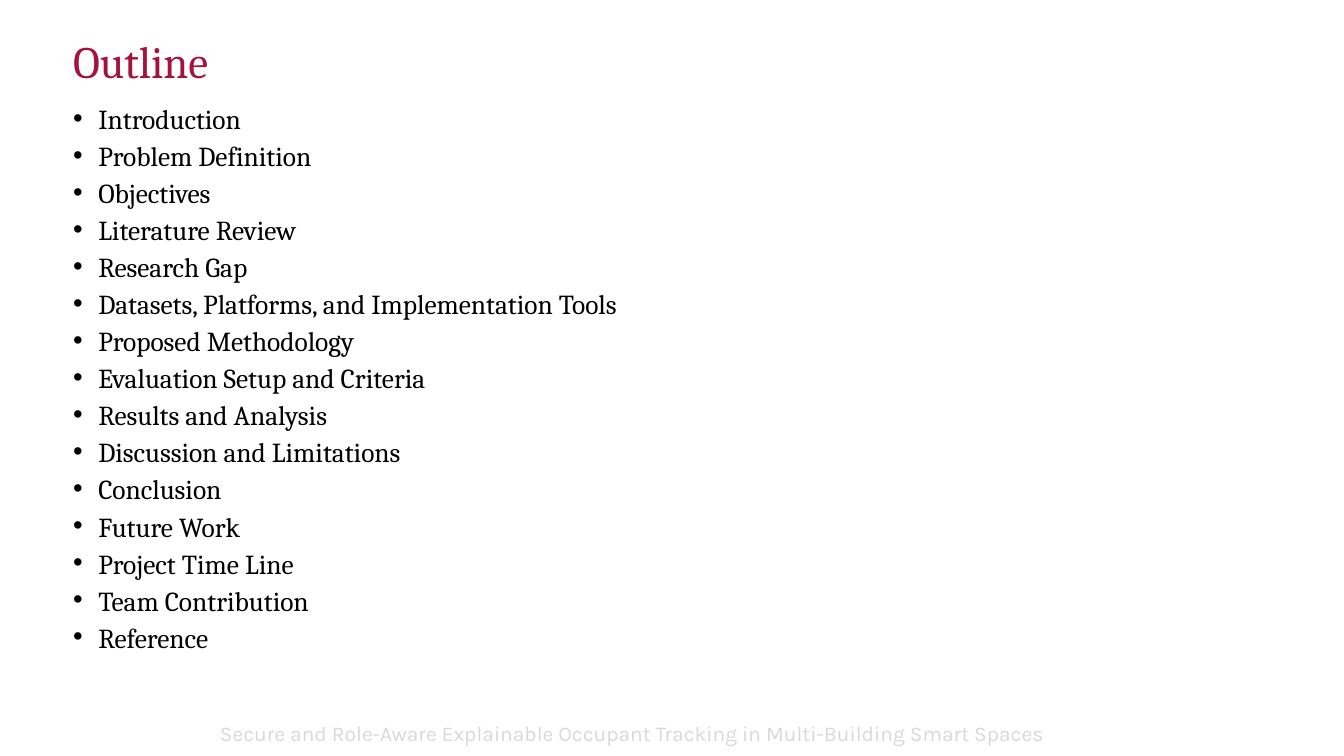
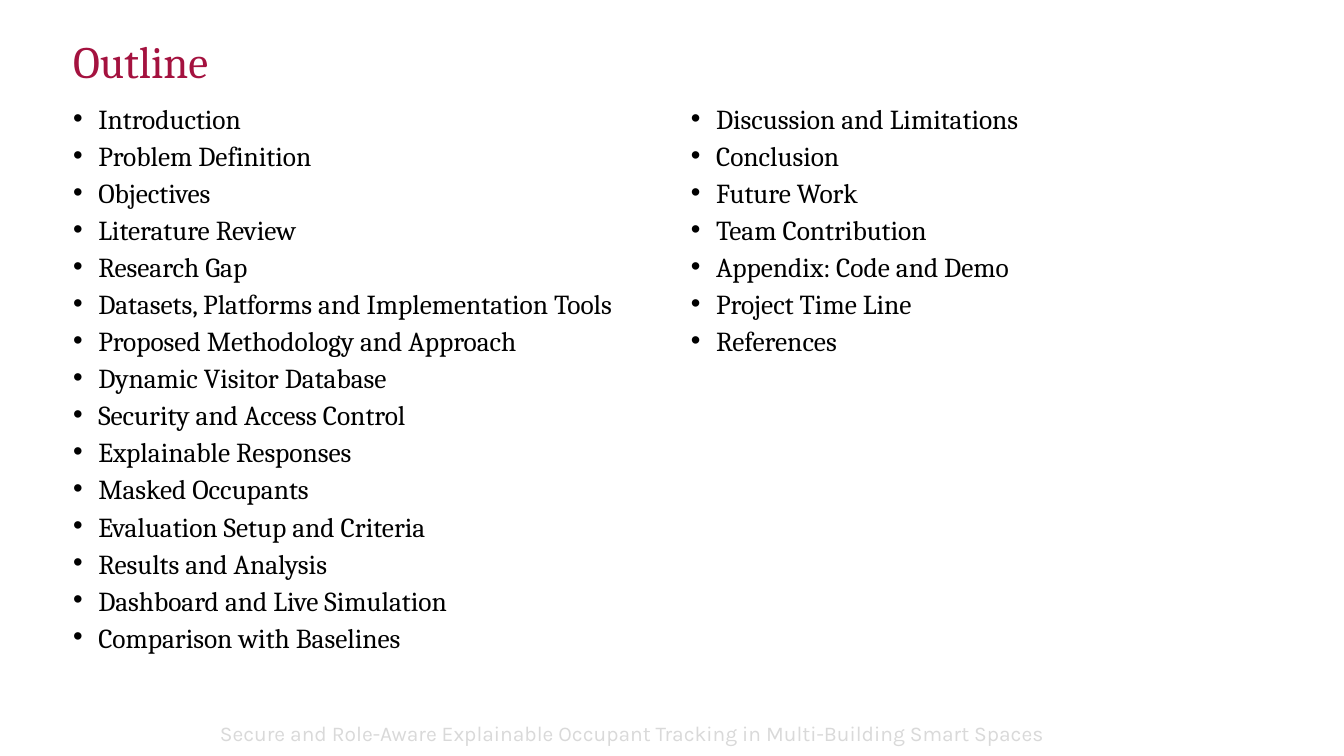
Before and after one commit to yadhu-vipin/Occupant_Tracking_v2, a slide deck: slide 2 of final_review/S7_Final_Review_Group_C3.pptx. Drawn at 1344x756 pixels with LibreOffice and Linux fonts; fonts in the diff are those of the drawing; background and template pictures are left out. Boxes give left, top, right and bottom in pixels: in the first picture for what was removed or moved away, otherwise in the second. Text is boxed around its words. In the diff, an @@ line names an element or a change of style, - is before the commit and + after.

Commit message:
docs: one overhead definition (pooled, with per-seed spread); deck outline follows the slides, SDG 16, measured Bloom rate, all six flags and explanation quality

```diff
--- a/final_review/S7_Final_Review_Group_C3.pptx
+++ b/final_review/S7_Final_Review_Group_C3.pptx
@@ text "Introduction" at bbox=[98, 110, 1018, 654]: columns 1 to 2 @@
@@ text at bbox=[716, 221, 1009, 283]: paragraphs added @@
+• Team Contribution
+• Appendix: Code and Demo
@@ text at bbox=[98, 294, 612, 505]: text changed @@
-• Datasets, Platforms, and Implementation Tools
-• Proposed Methodology
+• Datasets, Platforms and Implementation Tools
+• Proposed Methodology and Approach
+• Dynamic Visitor Database
+• Security and Access Control
+• Explainable Responses
+• Masked Occupants
@@ text at bbox=[716, 331, 837, 352]: text changed @@
-• Team Contribution
-• Reference
+• References
@@ text at bbox=[98, 592, 446, 654]: paragraphs added @@
+• Dashboard and Live Simulation
+• Comparison with Baselines
```
Also in this commit, not shown: 3 other slides changed, 4 other files.
